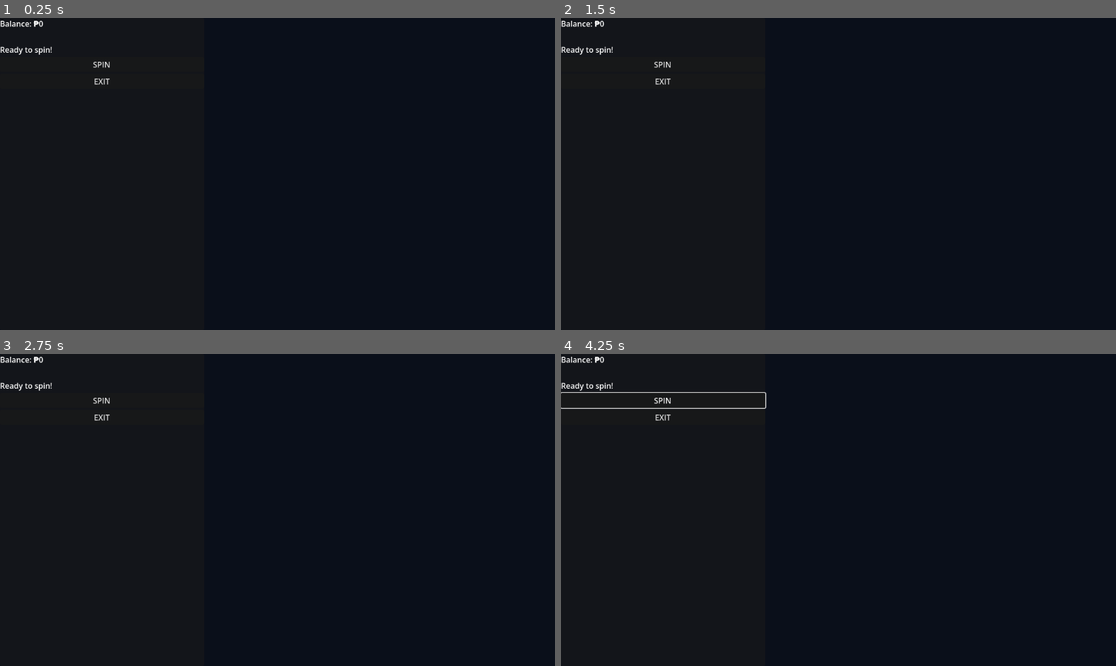
Above: before the commit, frames 1-4 (two rows, left to right).
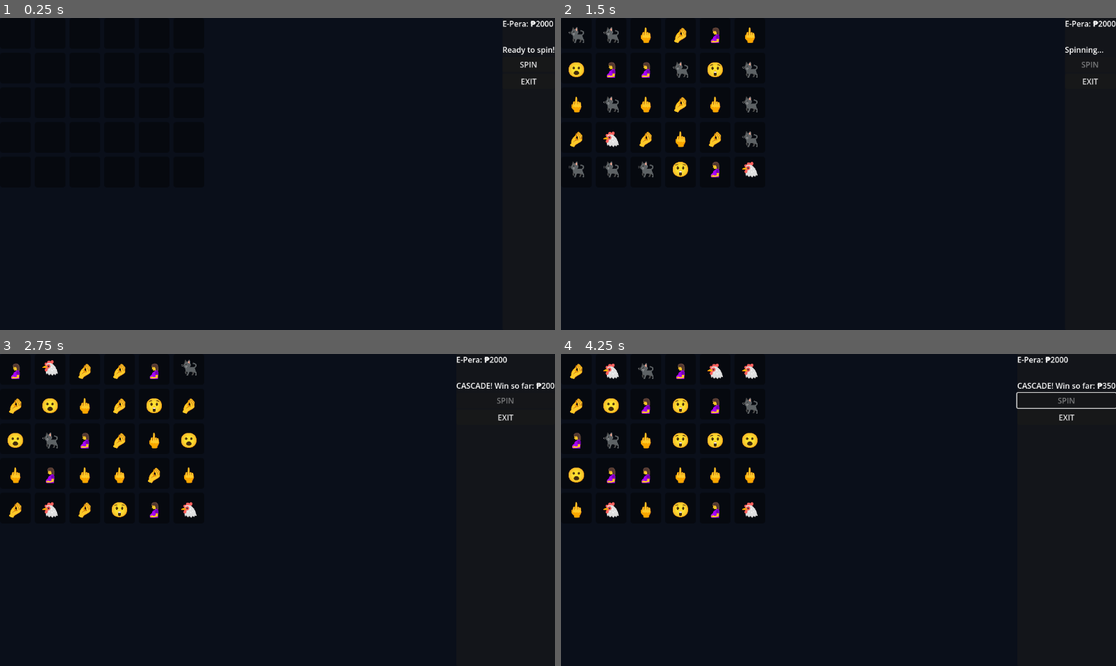
Above: after the commit, the same moments.

Repository: jbndct/After-School
Game: Godot game, scene res://scenes/SugalHub.tscn
Two runs of this game, one before a commit and one after it. Both use one fixed random seed, a clock stepped at 60 frames per second and the inputs below. This scene is started directly instead of the project's main scene.
Inputs (mouse positions are in pixels of both pictures, inside the frame that each line leads up to):
- Up to frame 1 (0.25 s): no input
- Up to frame 2 (1.5 s): click "SPIN" at 0.5 s; move the mouse to (960, 158) at 1.27 s; hold D (move_right) from 1.28 s (still down); click (960, 158) at 1.42 s
- Up to frame 3 (2.75 s): keep holding D (move_right); tap Enter at 2 s; move the mouse to (166, 525) at 2.02 s
- Up to frame 4 (4.25 s): move the mouse to (894, 441) at 2.77 s; release D (move_right) at 2.78 s; hold Left (move_left) 2.78-3.53 s; move the mouse to (810, 572) at 3.52 s; hold D (move_right) from 3.53 s (still down); click (810, 572) at 3.67 s

The runs differ from the first frame. In frame 1, 0.6% of the frame differs, in the area x 0-100%, y 0-22%; in frame 2, 2.7%; in frame 3, 2.9%; in frame 4, 3.5%, in the area x 0-100%, y 0-53%.
Error before the commit: Attempt to call function 'add_child' in base 'null instance' on a null instance. (res://scenes/sugal_hub.gd:37)

Commit message:
Revised SugalHub

Diff:
--- a/scenes/SugalHub.tscn
+++ b/scenes/SugalHub.tscn
@@ -28,11 +28,13 @@
 grow_horizontal = 2
 grow_vertical = 2
 
+[node name="GameBoard" type="Control" parent="HBoxContainer" unique_id=1256660755]
+custom_minimum_size = Vector2(424, 352)
+layout_mode = 2
+size_flags_horizontal = 3
+size_flags_stretch_ratio = 3.0
+
 [node name="PanelContainer" type="PanelContainer" parent="HBoxContainer" unique_id=2045757715]
-layout_mode = 2
-
-[node name="GameBoard" type="Control" parent="HBoxContainer/PanelContainer" unique_id=1256660755]
-custom_minimum_size = Vector2(424, 352)
 layout_mode = 2
 
 [node name="VBoxContainer" type="VBoxContainer" parent="HBoxContainer/PanelContainer" unique_id=2079210119]
--- a/scenes/guardpost.tscn
+++ b/scenes/guardpost.tscn
@@ -6,4 +6,4 @@
 
 [node name="PlaceholderUI" parent="." unique_id=1338268759 instance=ExtResource("1_hc6mj")]
 scene_name = "Work"
-next_scene = "res://scenes/street_night.tscn"
+next_scene = "res://scenes/SugalHub.tscn"
--- a/scenes/sugal_hub.gd
+++ b/scenes/sugal_hub.gd
@@ -2,7 +2,7 @@
 
 const COLS = 6
 const ROWS = 5
-const SYMBOLS = ["🍋", "🍊", "🍇", "💎", "7️⃣", "⭐"]
+const SYMBOLS = ["🖕", "🤌", "🤰", "🐈‍⬛", "😮", "🐔", "😲"]
 const WIN_THRESHOLD = 8
 const CELL_SIZE = 64
 const GAP = 8
@@ -14,11 +14,10 @@
 @onready var exit_button = $HBoxContainer/PanelContainer/VBoxContainer/ExitButton
 
 var current_bet: int = 100
-var grid_nodes: Array = [] # 2D array to track [col][row]
+var grid_nodes: Array = []
 var spin_total_win: int = 0
 
 func _ready() -> void:
-	# 1. Setup the 2D array and draw the static background slots
 	for c in range(COLS):
 		grid_nodes.append([])
 		for r in range(ROWS):
@@ -43,7 +42,6 @@
 	GameState.sugal_session_active = true
 	update_ui()
 
-# Math helper to find the exact pixel location of a grid coordinate
 func get_cell_pos(col: int, row: int) -> Vector2:
 	return Vector2(col * (CELL_SIZE + GAP), row * (CELL_SIZE + GAP))
 
@@ -62,27 +60,32 @@
 	spin_total_win = 0
 	win_label.add_theme_color_override("font_color", Color.WHITE)
 
-	# Clear existing board visuals with an explosive scale tween
+	var has_old_symbols = false
 	var clear_tween = create_tween().set_parallel(true)
+
 	for c in range(COLS):
 		for r in range(ROWS):
 			var lbl = grid_nodes[c][r]
 			if lbl:
+				has_old_symbols = true
 				clear_tween.tween_property(lbl, "scale", Vector2.ZERO, 0.2)
-				lbl.queue_free()
-			grid_nodes[c][r] = null
 
-	if clear_tween.get_tween_count() > 0:
+	if has_old_symbols:
 		await clear_tween.finished
 
-	# Spawn the initial grid falling from above
+		for child in game_board.get_children():
+			if child is Label:
+				child.queue_free()
+
+		for c in range(COLS):
+			for r in range(ROWS):
+				grid_nodes[c][r] = null
+
 	var drop_tween = create_tween().set_parallel(true).set_trans(Tween.TRANS_BOUNCE).set_ease(Tween.EASE_OUT)
 	for c in range(COLS):
 		for r in range(ROWS):
 			var lbl = spawn_symbol(c, r)
-			# Teleport it high above the screen
 			lbl.position.y -= 500 + (r * 50)
-			# Tween it down to its actual position
 			drop_tween.tween_property(lbl, "position", get_cell_pos(c, r), 0.6 + (r * 0.1))
 
 	await drop_tween.finished
@@ -96,7 +99,6 @@
 	lbl.vertical_alignment = VERTICAL_ALIGNMENT_CENTER
 	lbl.add_theme_font_size_override("font_size", 38)
 
-	# Pivot in the center so it scales neatly when exploding
 	lbl.pivot_offset = Vector2(CELL_SIZE / 2.0, CELL_SIZE / 2.0)
 	lbl.position = get_cell_pos(col, row)
 
@@ -124,7 +126,6 @@
 		win_label.text = "CASCADE! Win so far: ₱" + str(spin_total_win)
 		await get_tree().create_timer(0.4).timeout
 
-		# Explode winning symbols visually
 		var explode_tween = create_tween().set_parallel(true)
 		for c in range(COLS):
 			for r in range(ROWS):
@@ -134,7 +135,6 @@
 
 		await explode_tween.finished
 
-		# Delete them from memory and the 2D array
 		for c in range(COLS):
 			for r in range(ROWS):
 				var lbl = grid_nodes[c][r]
@@ -163,34 +163,31 @@
 
 	for c in range(COLS):
 		var empty_spaces = 0
-		# Read column bottom to top
 		for r in range(ROWS - 1, -1, -1):
 			var lbl = grid_nodes[c][r]
 			if lbl == null:
 				empty_spaces += 1
 			elif empty_spaces > 0:
-				# Move existing symbol down
 				var new_row = r + empty_spaces
 				grid_nodes[c][new_row] = lbl
 				grid_nodes[c][r] = null
 				gravity_tween.tween_property(lbl, "position", get_cell_pos(c, new_row), 0.25)
 				has_movement = true
 
-		# Spawn new symbols to fill the empty void at the top
 		for i in range(empty_spaces):
 			var new_row = (empty_spaces - 1) - i
 			var lbl = spawn_symbol(c, new_row)
-			lbl.position.y -= 400 + (i * 50) # Start above screen
+			lbl.position.y -= 400 + (i * 50)
 			gravity_tween.tween_property(lbl, "position", get_cell_pos(c, new_row), 0.3 + (i * 0.1)).set_ease(Tween.EASE_OUT).set_trans(Tween.TRANS_BOUNCE)
 			has_movement = true
 
 	if has_movement:
 		await gravity_tween.finished
-		await get_tree().create_timer(0.2).timeout # Brief pause before checking new wins
+		await get_tree().create_timer(0.2).timeout
 
 func update_ui() -> void:
 	balance_label.text = "E-Pera: ₱" + str(GameState.hand)
 
 func _on_exit_pressed() -> void:
 	GameState.sugal_session_active = false
-	get_tree().change_scene_to_file("res://scenes/guardpost.tscn")
+	get_tree().change_scene_to_file("res://scenes/street_night.tscn")
